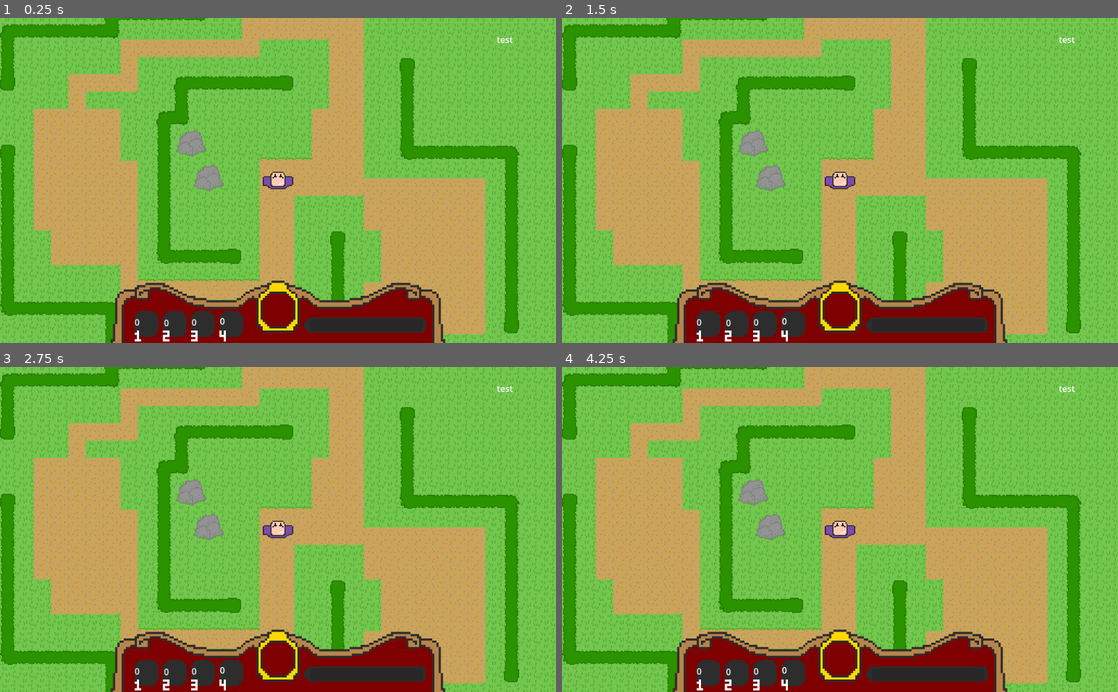
Above: before the commit, frames 1-4 (two rows, left to right).
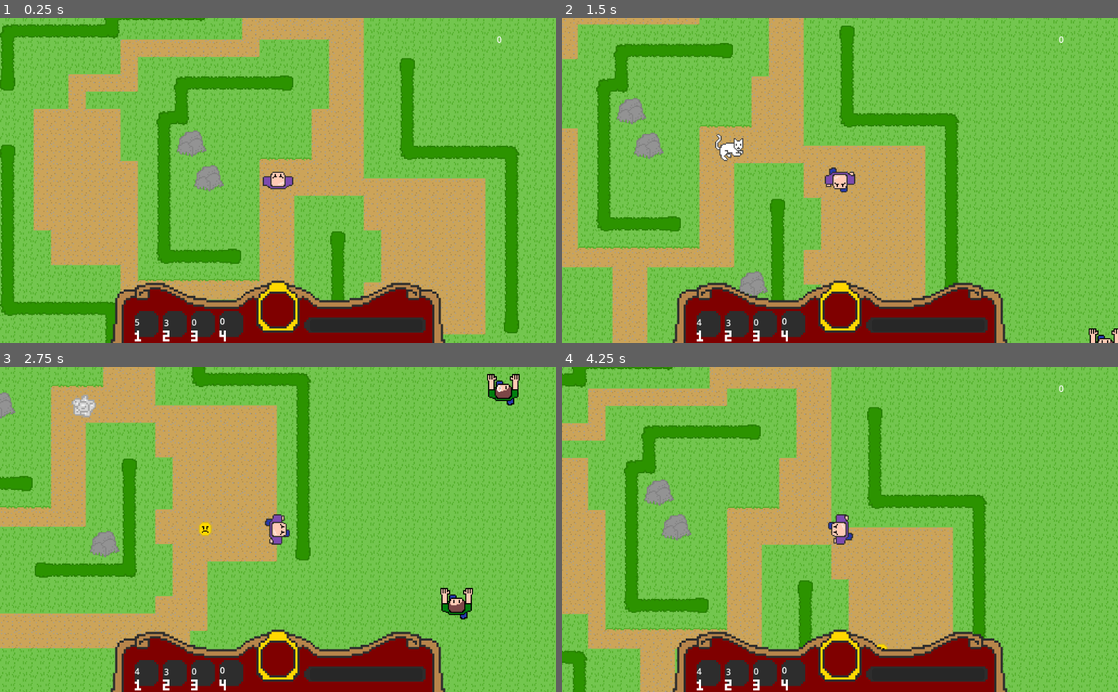
Above: after the commit, the same moments.

Repository: JessicaCC-gd/GGJ2024-2_4_1
Game: Godot game, scene res://level.tscn
Same seed, same stepped clock (60 frames per second), same inputs: the game is played once before the commit and once after it.
Inputs:
- Up to frame 1 (0.25 s): no input
- Up to frame 2 (1.5 s): tap Enter at 0.5 s; hold Right (move_right) 0.53-1.28 s; tap 1 (action_1) at 0.6 s; hold Down (move_down) from 1.28 s (still down); tap 2 (action_2) at 1.35 s
- Up to frame 3 (2.75 s): release Down (move_down) at 2.03 s; hold Right (move_right) from 2.03 s (still down); tap 3 (action_3) at 2.1 s
- Up to frame 4 (4.25 s): release Right (move_right) at 2.78 s; hold Up (move_up) 2.78-3.53 s; tap 1 (action_1) at 2.85 s; hold Left (move_left) from 3.53 s (still down); tap 2 (action_2) at 3.6 s

The runs differ from the first frame. In frame 1, less than 0.1% of the frame differs, in the area x 24-93%, y 5-95%; in frame 2, 55%; in frame 3, 52%; in frame 4, 57%, in the area x 0-100%, y 0-100%.
Error before the commit: Parse Error: Identifier "banana_scene" not declared in the current scope. (res://player.gd:70)

Commit message:
fix rebse

Diff:
--- a/enemy.tscn
+++ b/enemy.tscn
@@ -57,10 +57,7 @@
 }]
 
 [sub_resource type="CircleShape2D" id="CircleShape2D_pe2hc"]
-radius = 41.0122
-
-[sub_resource type="CapsuleShape2D" id="CapsuleShape2D_cla8n"]
-height = 28.0
+radius = 16.0
 
 [node name="enemy" type="CharacterBody2D"]
 z_index = 3
@@ -72,19 +69,8 @@
 sprite_frames = SubResource("SpriteFrames_3l6sg")
 animation = &"walk"
 
-[node name="Area2D" type="Area2D" parent="."]
-collision_layer = 7
-collision_mask = 7
-
-[node name="CollisionShape2D" type="CollisionShape2D" parent="Area2D"]
-z_index = -1
+[node name="CollisionShape2D" type="CollisionShape2D" parent="."]
 shape = SubResource("CircleShape2D_pe2hc")
 
 [node name="RayCast2D" type="RayCast2D" parent="."]
-
-[node name="CollisionShape2D" type="CollisionShape2D" parent="."]
-rotation = 1.5708
-shape = SubResource("CapsuleShape2D_cla8n")
-
-[connection signal="body_entered" from="Area2D" to="." method="_on_area_2d_body_entered"]
-[connection signal="body_exited" from="Area2D" to="." method="_on_area_2d_body_exited"]
+target_position = Vector2(-45, 11)
--- a/player.gd
+++ b/player.gd
@@ -12,6 +12,7 @@
 var max_trail_count = 5
 var scent_timer = Timer.new()
 var cat_scene = preload("res://cat.tscn")
+var banana_scene = preload("res://banana.tscn")
 var no_cats = 5
 var no_tea = 3
 var cat_cooldown_active = false
Not shown: 1 places in cat.tscn that only renumber resources
Not shown: 1 places in enemy.tscn that only renumber resources
